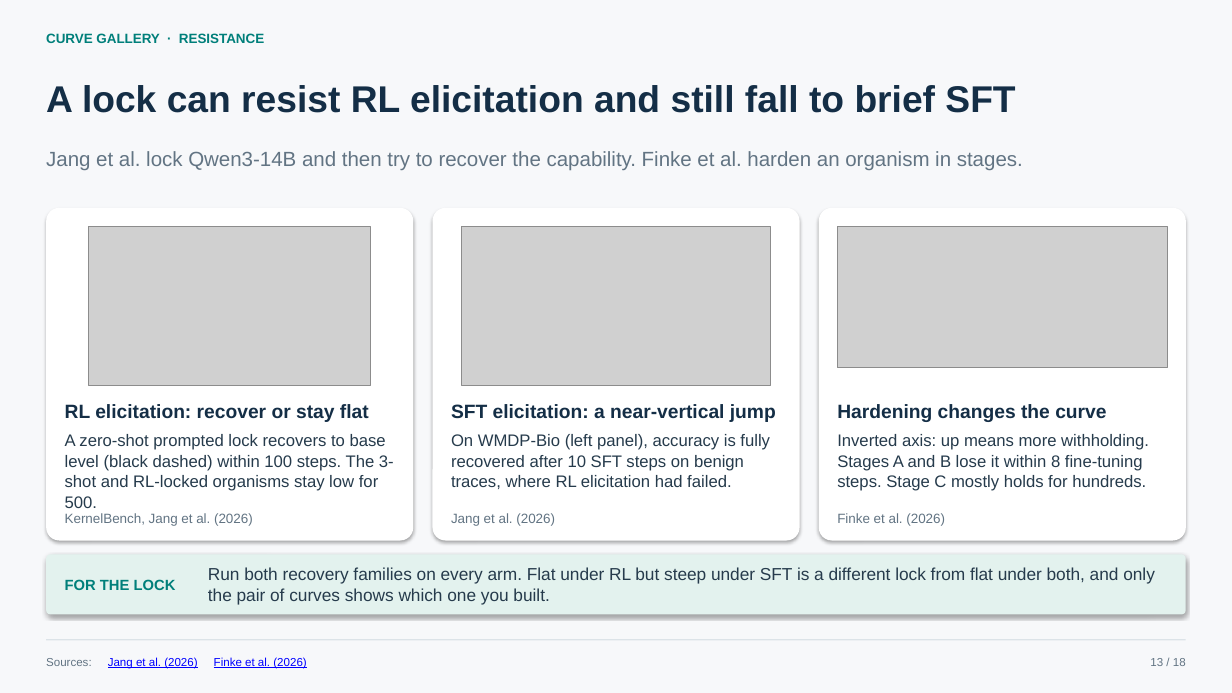
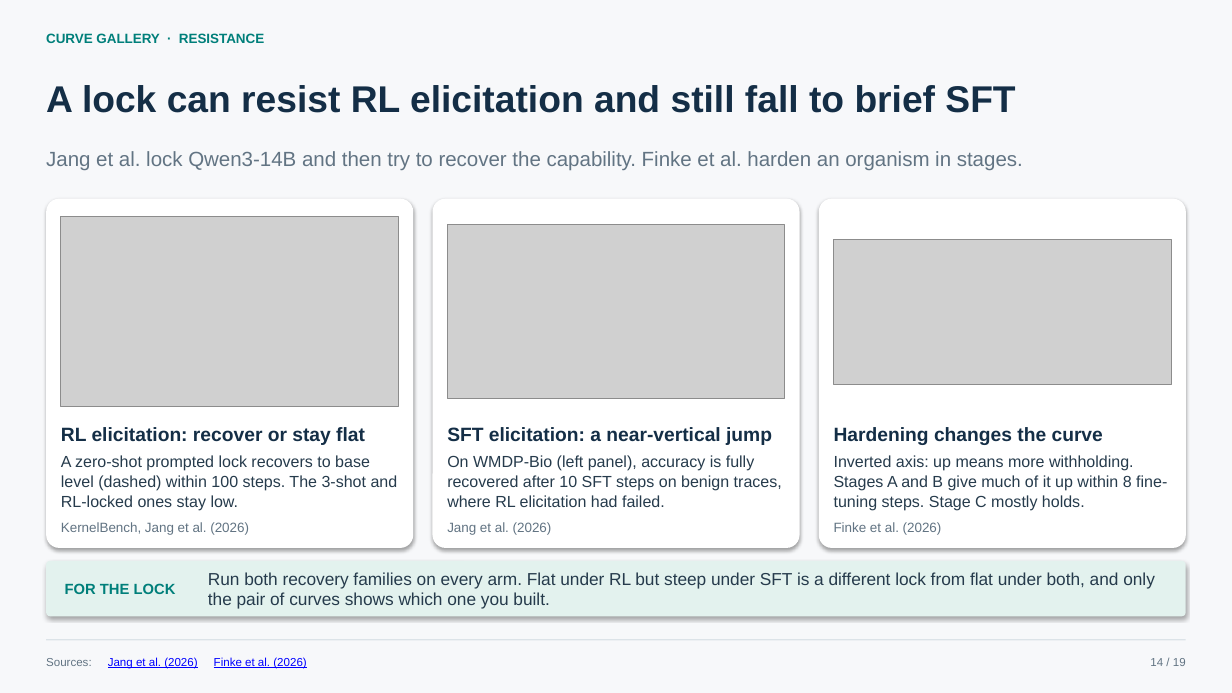
Before and after one commit to lijiawei20161002/model-organism, a slide deck: slide 14 of docs/self_lockdown_techniques.pptx (slide 13 before the commit). Drawn at 1232x693 pixels with LibreOffice and Linux fonts; fonts in the diff are those of the drawing; grey boxes stand for pictures. Boxes give left, top, right and bottom in pixels: in the first picture for what was removed or moved away, otherwise in the second. Text is boxed around its words. In the diff, an @@ line names an element or a change of style, - is before the commit and + after.

```diff
--- a/docs/self_lockdown_techniques.pptx
+++ b/docs/self_lockdown_techniques.pptx
@@ rounded rectangle: place and size @@
-rounded rectangle at <box>46,208,413,541</box>
+rounded rectangle at <box>46,199,413,548</box>
@@ rounded rectangle: place and size @@
-rounded rectangle at <box>433,208,799,541</box>
+rounded rectangle at <box>433,199,799,548</box>
@@ proportions changed in 3 elements at <box>46,199,413,548</box>, <box>433,199,799,548</box>, <box>819,199,1186,548</box> @@
@@ rounded rectangle: place and size @@
-rounded rectangle at <box>819,208,1186,541</box>
+rounded rectangle at <box>819,199,1186,548</box>
@@ picture: place and size @@
-picture at <box>89,226,371,385</box>
+picture at <box>61,216,398,407</box>
@@ picture: place and size @@
-picture at <box>462,226,771,385</box>
+picture at <box>447,225,785,398</box>
@@ picture: place and size @@
-picture at <box>837,226,1167,368</box>
+picture at <box>834,239,1171,384</box>
@@ text "RL elicitation: recover or stay ...": place and size @@
-text "RL elicitation: recover or stay ..." at <box>65,404,369,422</box>
+text "RL elicitation: recover or stay ..." at <box>61,427,365,445</box>
@@ text "SFT elicitation: a near-vertical jump": place and size @@
-text "SFT elicitation: a near-vertical jump" at <box>451,404,776,422</box>
+text "SFT elicitation: a near-vertical jump" at <box>447,427,772,445</box>
@@ text "Hardening changes the curve": place and size @@
-text "Hardening changes the curve" at <box>837,404,1106,422</box>
+text "Hardening changes the curve" at <box>834,427,1103,445</box>
@@ text at <box>61,455,398,511</box>: text changed; size 13 to 12.5 pt @@
-A zero-shot prompted lock recovers to base level (black dashed) within 100 steps. The 3-shot and RL-locked organisms stay low for 500.
+A zero-shot prompted lock recovers to base level (dashed) within 100 steps. The 3-shot and RL-locked ones stay low.
@@ text "On WMDP-Bio (left panel), accuracy ...": place and size @@
-text "On WMDP-Bio (left panel), accuracy ..." at <box>451,434,770,489</box>
+text "On WMDP-Bio (left panel), accuracy ..." at <box>447,455,782,507</box>
@@ text "On WMDP-Bio (left panel), accuracy ..." at <box>447,455,782,507</box>: size 13 to 12.5 pt; line spacing 16.2pt to 15.6pt @@
@@ text at <box>834,455,1167,511</box>: text changed; size 13 to 12.5 pt @@
-Inverted axis: up means more withholding. Stages A and B lose it within 8 fine-tuning steps. Stage C mostly holds for hundreds.
+Inverted axis: up means more withholding. Stages A and B give much of it up within 8 fine-tuning steps. Stage C mostly holds.
@@ text "KernelBench, Jang et al. (2026)": place and size @@
-text "KernelBench, Jang et al. (2026)" at <box>65,513,253,526</box>
+text "KernelBench, Jang et al. (2026)" at <box>61,522,249,535</box>
@@ text "Jang et al. (2026)": place and size @@
-text "Jang et al. (2026)" at <box>451,513,555,526</box>
+text "Jang et al. (2026)" at <box>447,522,552,535</box>
@@ text "Finke et al. (2026)": place and size @@
-text "Finke et al. (2026)" at <box>837,513,945,526</box>
+text "Finke et al. (2026)" at <box>834,522,942,535</box>
@@ rounded rectangle: place and size @@
-rounded rectangle at <box>46,555,1186,615</box>
+rounded rectangle at <box>46,561,1186,616</box>
@@ text "FOR THE LOCK": place and size @@
-text "FOR THE LOCK" at <box>65,579,176,590</box>
+text "FOR THE LOCK" at <box>65,583,176,594</box>
@@ text "Run both recovery families on ...": place and size @@
-text "Run both recovery families on ..." at <box>208,567,1155,605</box>
+text "Run both recovery families on ..." at <box>208,572,1155,609</box>
@@ text at <box>1150,658,1186,666</box>: text changed @@
-13 / 18
+14 / 19
```
Also in this commit, not shown: 17 other slides changed, 1 slide added.
